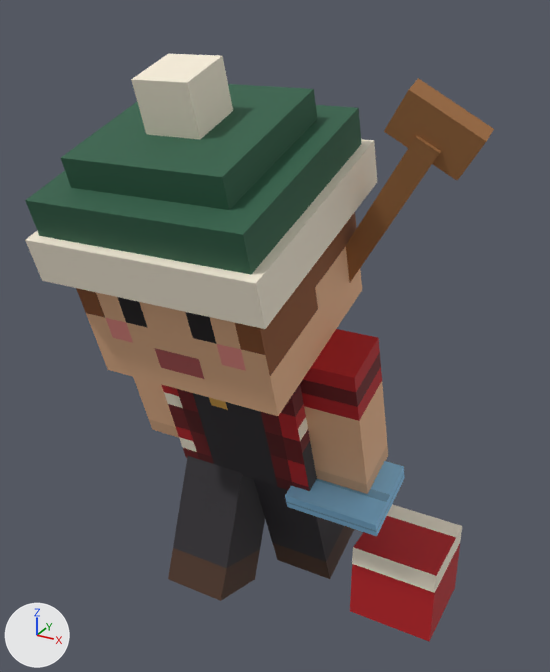
Renders of the glTF model cafe-chaos/game/public/models/barista-birch.glb from each side of a commit.
The view is the same before and after, from a 50 mm lens placed at (0.0509, -0.0895, 0.088), pointed at (0.0036, -0.0035, 0.045). Lighting does not change. The marker at lower left points along +X, +Y and +Z. The picture after the commit comes second. Where no turn or scale is listed for an object, it has been applied to the vertices.

Before the edit, the objects in view are built like this:
```python
me_arm_r = bpy.data.meshes.new('Arm-R')
me_arm_r.from_pydata(...)  # a box spanning x -0.004..0.004, y -0.004..0.004, z -0.0205..0.0025
me_arm_r.materials.append(mat_baristaskin_birch)  # picture img_baristaskin_birch
me_body = bpy.data.meshes.new('Body')
me_body.from_pydata(...)  # a box spanning x -0.011..0.011, y -0.0065..0.0065, z 0.0..0.024
me_body.materials.append(mat_baristaskin_birch)  # picture img_baristaskin_birch
me_leg_l = bpy.data.meshes.new('Leg-L')
me_leg_l.from_pydata(...)  # a box spanning x -0.005..0.005, y -0.0055..0.0055, z -0.024..0.0
me_leg_l.materials.append(mat_baristaskin_birch)  # picture img_baristaskin_birch
me_leg_r = bpy.data.meshes.new('Leg-R')
me_leg_r.from_pydata(...)  # a box spanning x -0.005..0.005, y -0.0055..0.0055, z -0.024..0.0
me_leg_r.materials.append(mat_baristaskin_birch)  # picture img_baristaskin_birch
ob_arm_r = bpy.data.objects.new('Arm-R', me_arm_r)
ob_arm_r.parent = ob_body
ob_arm_r.location = (0.015, 0.0, 0.0215)
ob_body = bpy.data.objects.new('Body', me_body)
ob_body.parent = ob_rig
ob_body.location = (0.0, 0.0, 0.024)
ob_body.rotation_euler = (0.314, 0.0, 0.0)  # degrees (18, 0, 0)
ob_leg_l = bpy.data.objects.new('Leg-L', me_leg_l)
ob_leg_l.parent = ob_rig
ob_leg_l.location = (-0.0055, 0.0, 0.024)
ob_leg_l.rotation_euler = (-0.349, 0.0, 0.0)  # degrees (-20, 0, 0)
ob_leg_r = bpy.data.objects.new('Leg-R', me_leg_r)
ob_leg_r.parent = ob_rig
ob_leg_r.location = (0.0055, 0.0, 0.024)
ob_leg_r.rotation_euler = (0.349, 0.0, 0.0)  # degrees (20, 0, 0)
# also in view: 'Arm-L' at (-0.015, -0.0039, 0.0359); 'Cloth' at (0.015, -0.0029, 0.0232); 'Bucket' at (0.023, 0.004, 0.0062); 'Shovel' at (0.0042, 0.0053, 0.0453); 'Head' at (0.0, -0.0114, 0.0592)
```
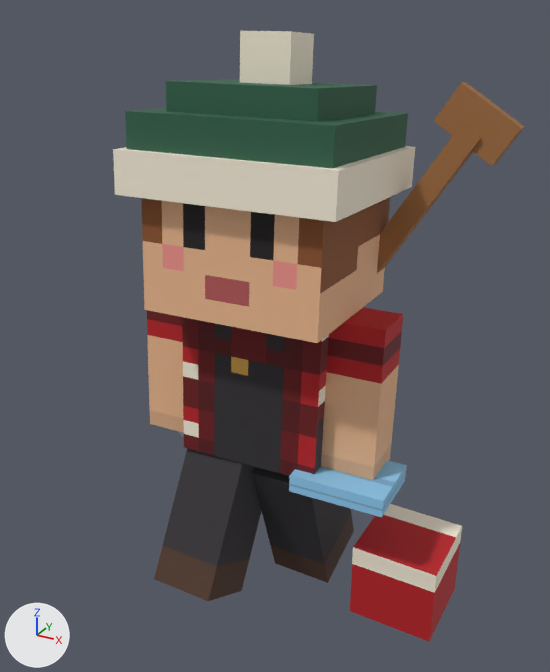
Boxes [x1, y1, x2, y2] around the edits, measured in the pictures (550 x 672 px):
'Toque', turned: before [25, 54, 377, 329]; after [113, 31, 415, 222]
'Head', turned: before [76, 212, 362, 416]; after [141, 197, 391, 343]
'Body', turned: before [161, 384, 317, 491]; after [182, 317, 329, 476]
'Shovel', turned: before [346, 78, 494, 282]; after [178, 82, 525, 437]
'Arm-R', turned: before [300, 329, 388, 494]; after [321, 307, 403, 480]
'Leg-L', turned: before [168, 456, 265, 601]; after [154, 448, 261, 601]
'Leg-R', turned: before [254, 479, 354, 579]; after [252, 467, 354, 583]
'Cloth', turned: before [285, 461, 405, 536]; after [289, 460, 407, 517]
'Arm-L', turned: before [133, 377, 179, 438]; after [147, 310, 184, 433]

The change in detail:
Object 'Body' (ob_body) turns from (18, 0, 0) to (-4, 0, 3) degrees about x, y and z.
Object 'Leg-L' (ob_leg_l) turns from (-20, 0, 0) to (-30, 0, 0) degrees about x, y and z.
Object 'Leg-R' (ob_leg_r) turns from (20, 0, 0) to (18, 0, 0) degrees about x, y and z.
